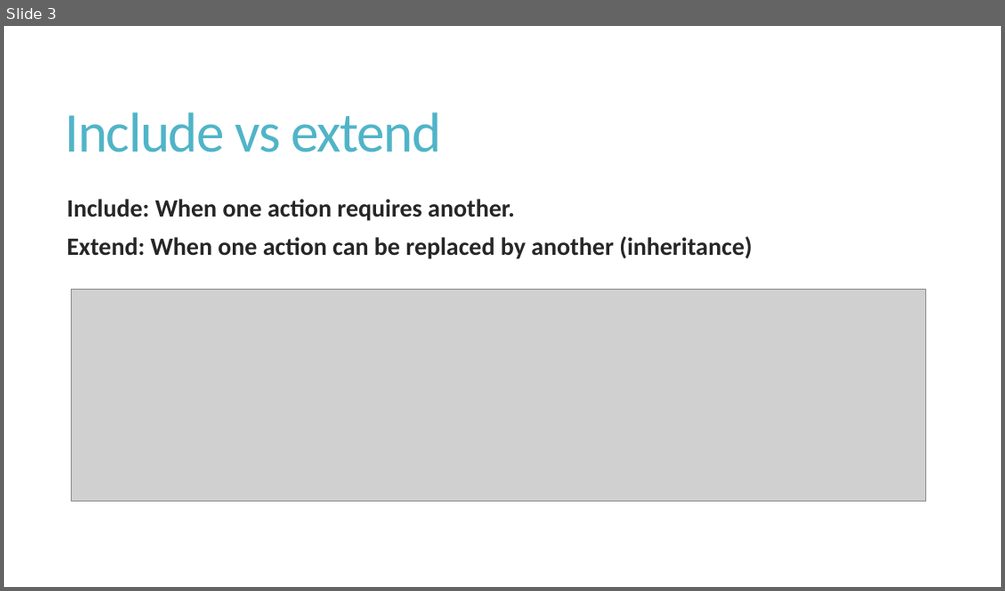
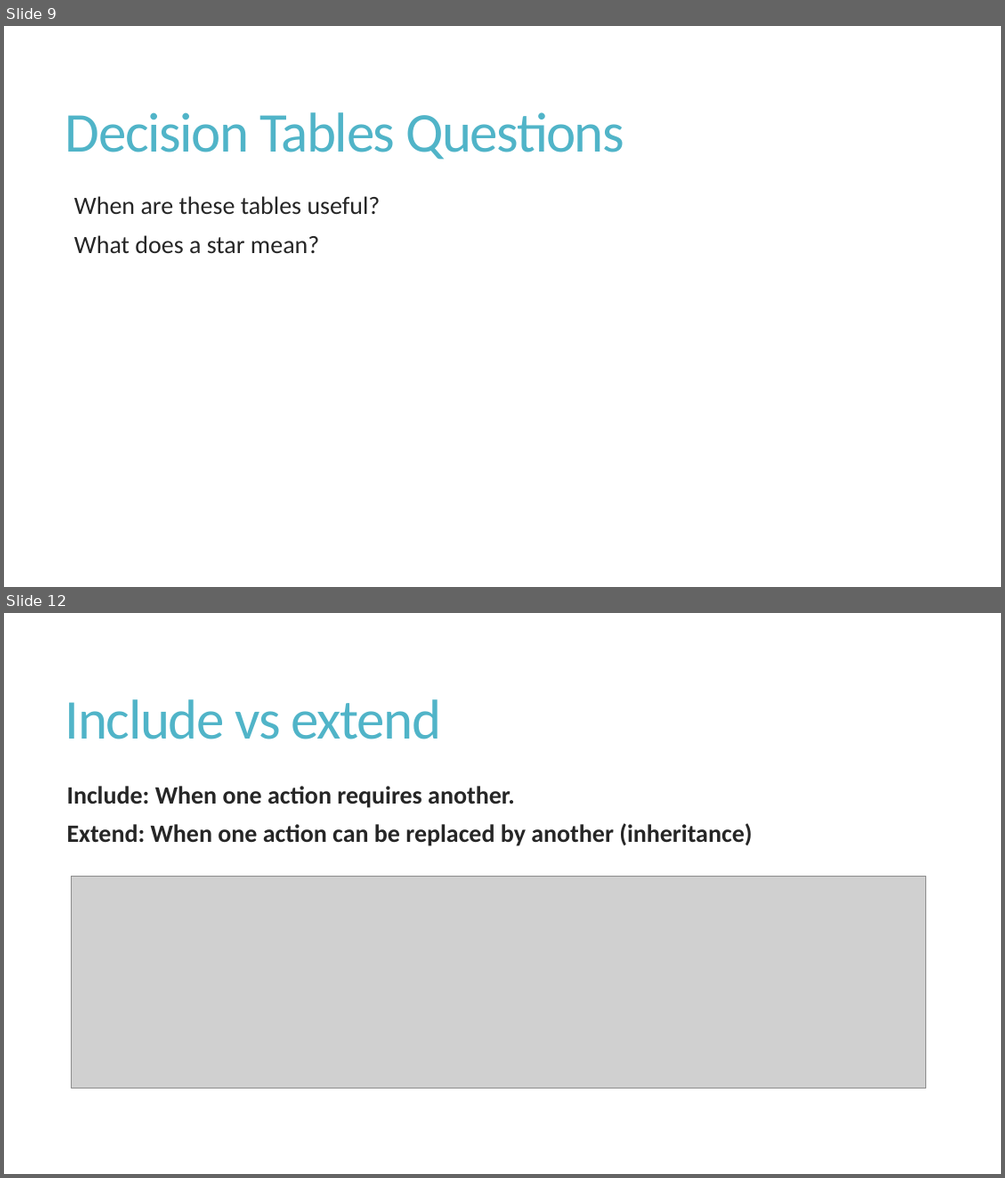
Before and after one commit to shabbir-hussain/ecse321tutW15, a slide deck: 04-RequirementsCont.pptx. Shown one above the other, each under a label of ours: slide 3 before the commit, slides 9 and 12 after it; the slides between them are not shown. The pictures are 1005x591 and 1005x1178 pixels, drawn with LibreOffice and Linux fonts; fonts in the diff are those of the drawing; grey boxes stand for pictures. Boxes give left, top, right and bottom in pixels: in the first picture for what was removed or moved away, otherwise in the second. Text is boxed around its words. In the diff, an @@ line names an element or a change of style, - is before the commit and + after.

```diff
--- a/04-RequirementsCont.pptx
+++ b/04-RequirementsCont.pptx
@@ slide 9 added at (4, 26, 1001, 587), background #FFFFFF @@
@@ title added at (65, 112, 624, 160), 54 pt, text #50B4C8 @@
+Decision Tables Questions
@@ text added at (74, 196, 380, 253), 24 pt, text #262626 @@
+  When are these tables useful?
+  What does a star mean?
@@ what was slide 3 is now slide 12 @@
```
Also in this commit, not shown: 4 slides changed, 15 other slides added.
